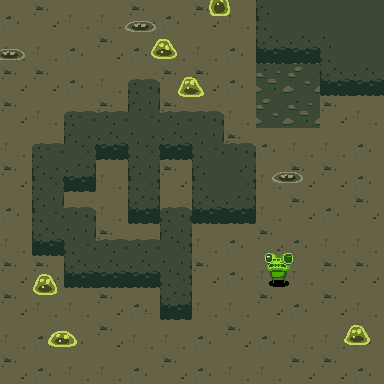
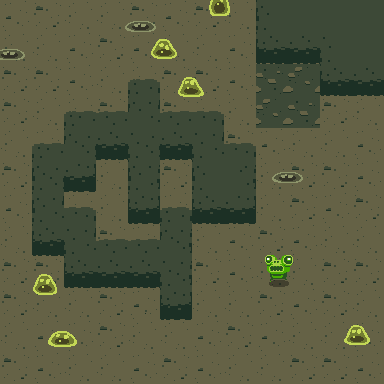
Layered file, before and after one edit (384px x 384px). Changes by layer:
hid "Layer 10" over [265, 253, 293, 283]
added layer "Layer 11" above "Layer 8" over [265, 255, 293, 282]
"Layer 8": opacity 100% → 35%, painted on it over [269, 280, 289, 287]
